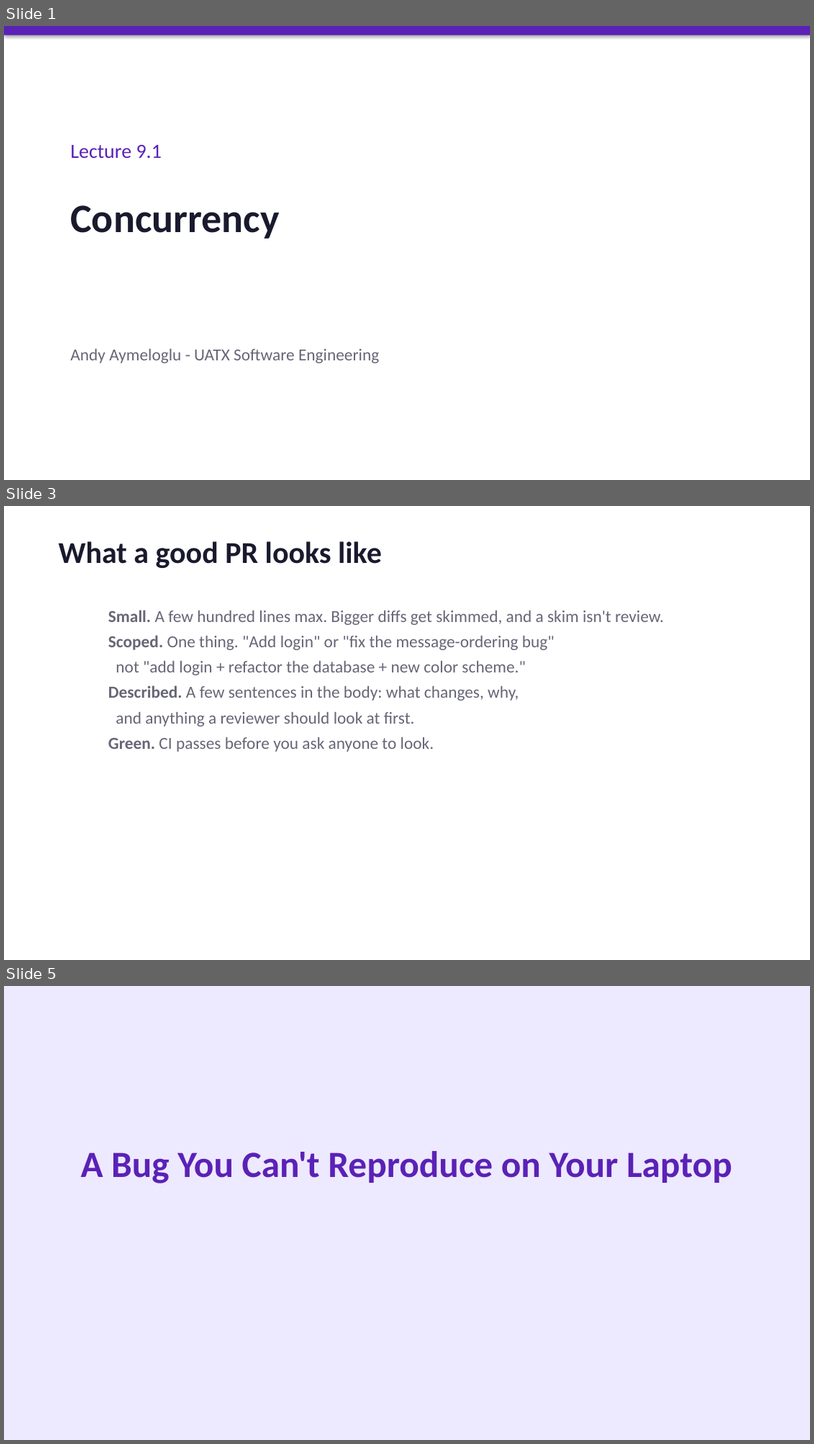
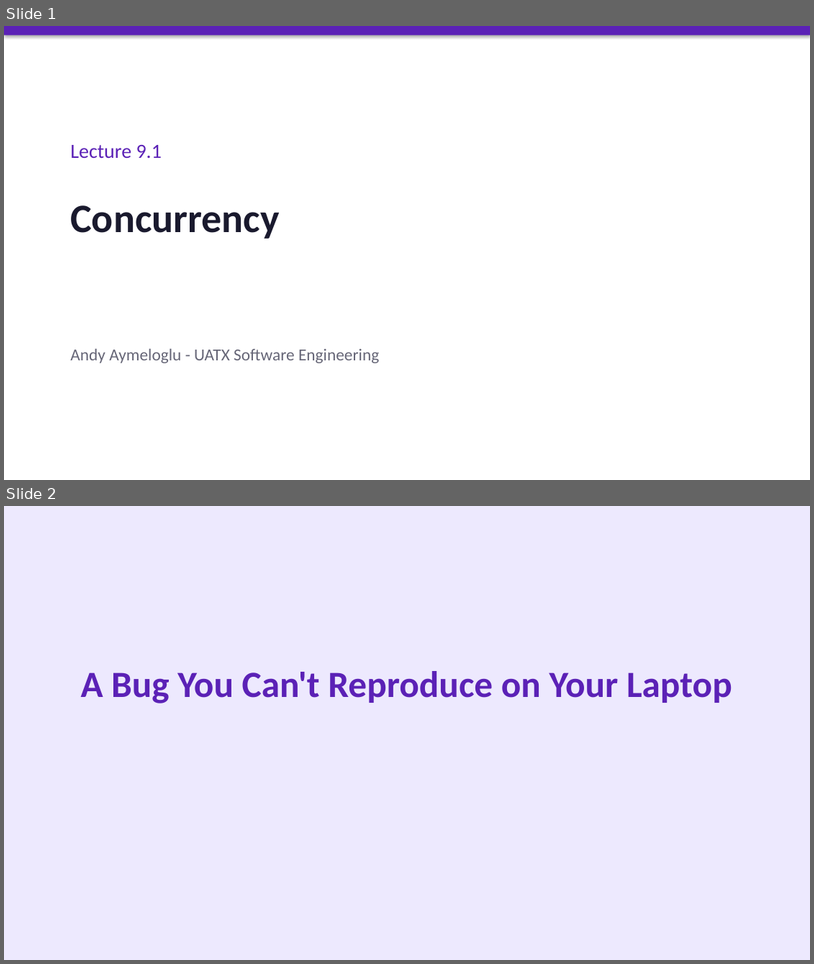
Before and after one commit to aaymeloglu/software-engineering, a slide deck: lectures/Lecture 9.1 - Concurrency.pptx. Shown one above the other, each under a label of ours: slides 1, 3 and 5 before the commit, slides 1 and 2 after it; the slides between them are not shown. The pictures are 814x1444 and 814x964 pixels, drawn with LibreOffice and Linux fonts; fonts in the diff are those of the drawing. Boxes give left, top, right and bottom in pixels: in the first picture for what was removed or moved away, otherwise in the second. Text is boxed around its words. In the diff, an @@ line names an element or a change of style, - is before the commit and + after.

```diff
--- a/lectures/Lecture 9.1 - Concurrency.pptx
+++ b/lectures/Lecture 9.1 - Concurrency.pptx
@@ slide 3 removed at [4, 506, 810, 960], background #FFFFFF @@
@@ text removed at [59, 541, 382, 568] @@
-What a good PR looks like
@@ text removed at [108, 610, 664, 752] @@
-  Small. A few hundred lines max. Bigger diffs get skimmed, and a skim isn't review.
-  Scoped. One thing. "Add login" or "fix the message-ordering bug"
-  not "add login + refactor the database + new color scheme."
-  Described. A few sentences in the body: what changes, why,
-  and anything a reviewer should look at first.
-  Green. CI passes before you ask anyone to look.
@@ what was slide 5 is now slide 2 @@
```
Also in this commit, not shown: 2 other slides removed, 19 other files.
